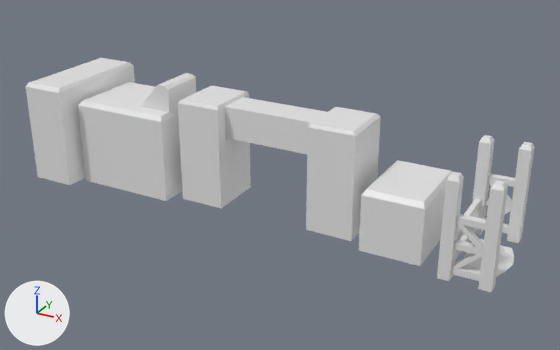
The FBX model Assets/TestScene/Mesh/tracks/Naka/RoadFlatsDescend.fbx, before and after one commit.
Before and after are seen from a 50 mm camera at (98.6, -103.7, 58.0) aimed at (41.6, -0.1, 6.2). Arrows for +X, +Y and +Z are at lower left; the lights stay in place. Where no turn or scale is listed for an object, it has been applied to the vertices. Vertices at the same position are counted once.

Names of what the first picture shows: 'Flat 1', 'Flat 2', 'Flat 3', 'Flat 4', 'Flat 5', 'Plane'.
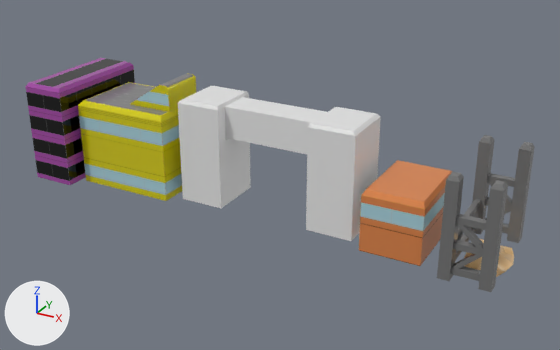
The change, as a diff of the scene's bpy script:
```diff
--- a/Assets/TestScene/Mesh/tracks/Naka/RoadFlatsDescend.fbx.py
+++ b/Assets/TestScene/Mesh/tracks/Naka/RoadFlatsDescend.fbx.py
@@ img_4buildingstextu_png @@
+img_4buildingstextu_png = load_image('4buildingsTextu.png', '../../../materials/Naka/4buildingsTextu.png', 2048, 512, 'sRGB')
@@ mat_material_001 @@
 mat_material_001 = principled_material('Material.001')
-mat_material_001.base_color = (0.8, 0.8, 0.8)  # white #e7e7e7
-mat_material_001.roughness = 0.4
+mat_material_001.texture = img_4buildingstextu_png
+mat_material_001.roughness = 0.0
@@ mat_material_005 @@
 mat_material_005 = principled_material('Material.005')
-mat_material_005.base_color = (0.8, 0.8, 0.8)  # white #e7e7e7
+mat_material_005.base_color = (0.175, 0.175, 0.175)  # grey #747474
 mat_material_005.roughness = 0.4
@@ mat_material @@
 mat_material = principled_material('Material')
-mat_material.base_color = (0.8, 0.8, 0.8)  # white #e7e7e7
-mat_material.roughness = 0.4
+mat_material.texture = img_4buildingstextu_png
+mat_material.roughness = 0.0
@@ mat_material_004 @@
 mat_material_004 = principled_material('Material.004')
-mat_material_004.base_color = (0.8, 0.8, 0.8)  # white #e7e7e7
-mat_material_004.roughness = 0.4
+mat_material_004.texture = img_4buildingstextu_png
+mat_material_004.roughness = 0.0
@@ mat_material_009 @@
+mat_material_009 = principled_material('Material.009')
+mat_material_009.texture = img_4buildingstextu_png
+mat_material_009.roughness = 0.0
@@ me_plane @@
 me_plane.from_pydata(...)  # 49 vertices, 36 faces; spans x -2.41..4.49, y -5.04..5.05, z -0.01..2.96
+me_plane.materials.append(mat_material_009)  # picture img_4buildingstextu_png
@@ me_cube_001 @@
 me_cube_001.from_pydata(...)  # 24 vertices, 20 faces; spans x -3.9..14.1, y -7.0..7.0, z -1.0..18.7
 # used by ob_flat_2; location = (9.0, 0.0, 1.0)
-me_cube_001.vertices[10].co = (7.4, 4.0, 14.2)
-me_cube_001.vertices[11].co = (7.4, -4.0, 14.2)  # pixel (139, 106)
+# me_cube_001 part 3
+me_cube_001.vertices[10].co = (5.1, 4.0, 14.2)
+me_cube_001.vertices[11].co = (5.1, -4.0, 14.2)  # pixel (129, 104)
+# me_cube_001 part 4: texture (UV) coordinates of 20 of 20 faces, centred in x -3.9..14.1, y -7.0..7.0, z 6.2..18.7, changed; they spanned u 0.38..0.88, v 0.0..1.0 and now span u 0.31..0.75, v 0.0..1.0
 me_cube_001.materials.append(mat_material_001)
@@ me_cube @@
 me_cube.from_pydata(...)  # 12 vertices, 9 faces; spans x -3.9..3.9, y -10.1..10.1, z -1.0..17.0
 # used by ob_flat_1; location = (0.0, 0.0, 1.0)
+# me_cube part 1: texture (UV) coordinates of 9 of 9 faces, centred in x -3.9..3.9, y -10.1..10.1, z 7.7..17.0, changed; they spanned u 0.0..1.0, v 0.0..0.77 and now span u 0.0..0.31, v 0.0..1.0
 me_cube.materials.append(mat_material)
@@ me_cube_004 @@
 me_cube_004.from_pydata(...)  # 12 vertices, 9 faces; spans x -3.94..5.84, y -7.02..7.02, z -1.0..9.08
 # used by ob_flat_4; location = (63.1, 0.0, 1.0)
+# me_cube_004 part 2: texture (UV) coordinates of 9 of 9 faces, centred in x -3.94..5.84, y -7.02..7.02, z 3.65..9.08, changed; they spanned u 0.38..0.88, v 0.0..1.0 and now span u 0.56..0.75, v 0.0..0.63
 me_cube_004.materials.append(mat_material_004)
```

Pixel boxes [x1, y1, x2, y2] of what changed, in the pictures (560 x 350 px; the box of a moved part takes in the faces that stretch with it):
'Flat 2', surface changed, reshaped (grey to yellow): [78, 73, 196, 201] in both
'Flat 5', recoloured: [437, 135, 535, 292] in both
'Flat 4', surface changed (grey to orange): [359, 160, 452, 266] in both
'Flat 1', surface changed: [25, 58, 135, 185] in both
'Plane', recoloured (grey to brown): [464, 239, 514, 277] in both
part 3 of me_cube_001, moved or reshaped: [83, 82, 169, 116] in both
part 4 of me_cube_001, surface changed (grey to yellow): [78, 77, 196, 201] in both
